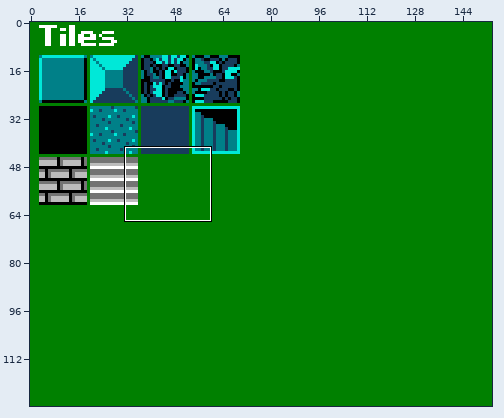
Sprite sheet -- Content/blocks.png. The first picture is a wide view before the edit; the outline marks the close-up.
Close-up. Before:
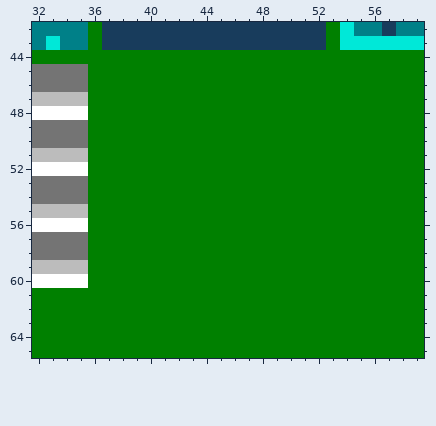
The file is 154x128 pixels. Colours within 5 levels of each other are drawn and written as one. Shown: x 32..59, y 42..65.
Now the later version:
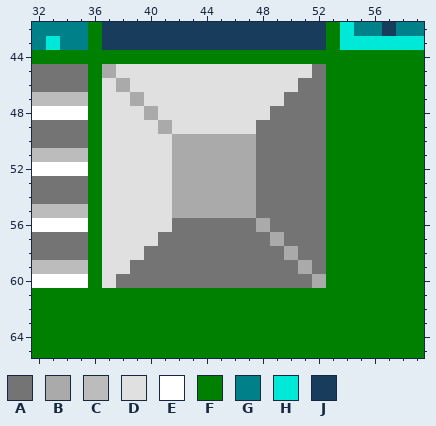
Palette (. is transparent): A #747474  B #aaaaaa  C #bcbcbc  D #e0e0e0  E #ffffff  F #008000  G #008088  H #00e8d8  J #183c5c
Message: added white depth block
Edits made:
y 45: x 37..52 FFFFFFFFFFFFFFFF -> BDDDDDDDDDDDDDDA
y 46: x 37..52 FFFFFFFFFFFFFFFF -> DBDDDDDDDDDDDDAA
y 47: x 37..52 FFFFFFFFFFFFFFFF -> DDBDDDDDDDDDDAAA
y 48: x 37..52 FFFFFFFFFFFFFFFF -> DDDBDDDDDDDDAAAA
y 49: x 37..52 FFFFFFFFFFFFFFFF -> DDDDBDDDDDDAAAAA
y 50..55: x 37..52 FFFFFFFFFFFFFFFF -> DDDDDBBBBBBAAAAA
y 56: x 37..52 FFFFFFFFFFFFFFFF -> DDDDDAAAAAABAAAA
y 57: x 37..52 FFFFFFFFFFFFFFFF -> DDDDAAAAAAAABAAA
y 58: x 37..52 FFFFFFFFFFFFFFFF -> DDDAAAAAAAAAABAA
y 59: x 37..52 FFFFFFFFFFFFFFFF -> DDAAAAAAAAAAAABA
y 60: x 37..52 FFFFFFFFFFFFFFFF -> DAAAAAAAAAAAAAAB
Changed places in both close-ups, as pixel boxes (x1, y1, x2, y2):
changed: (102, 64, 326, 288)
